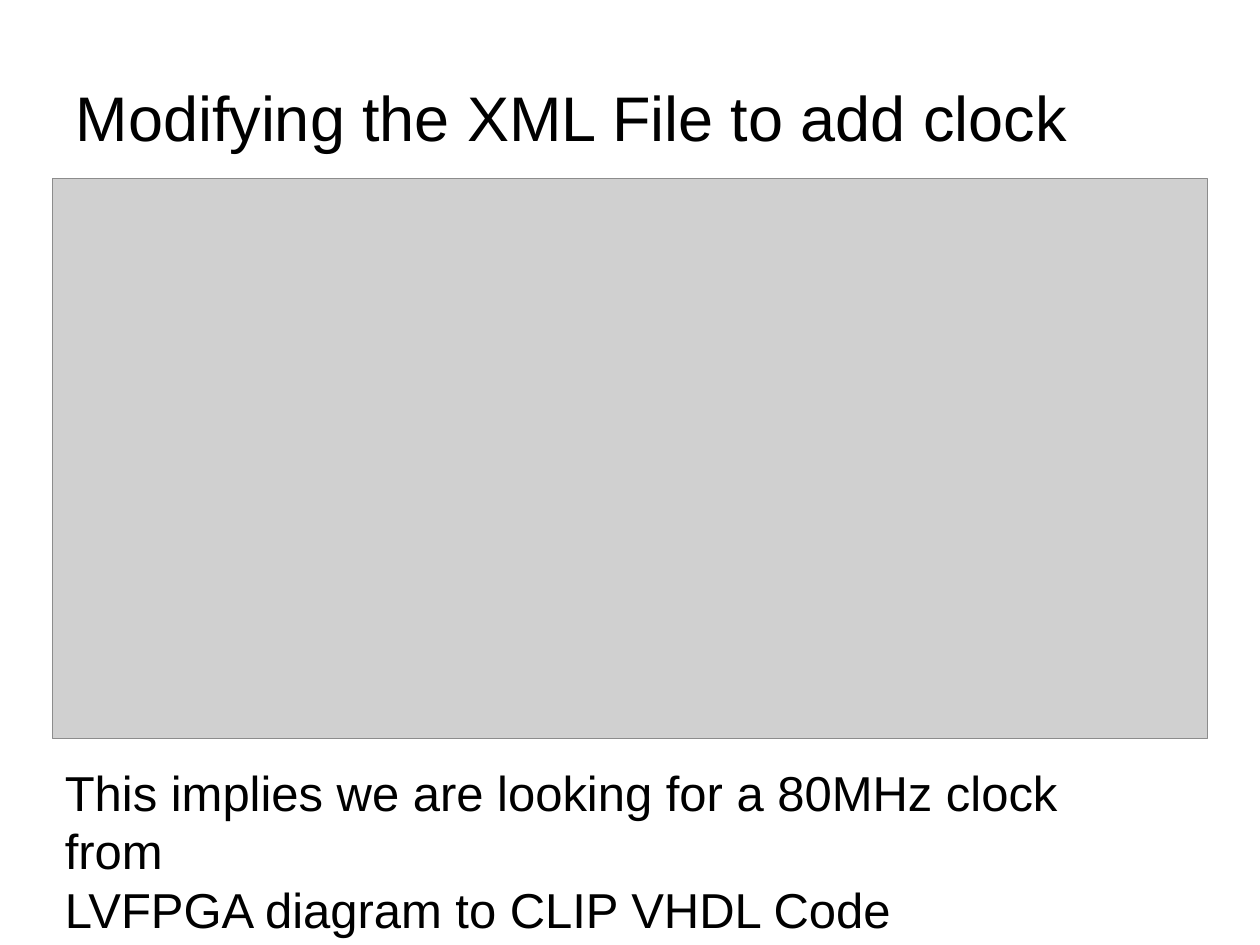
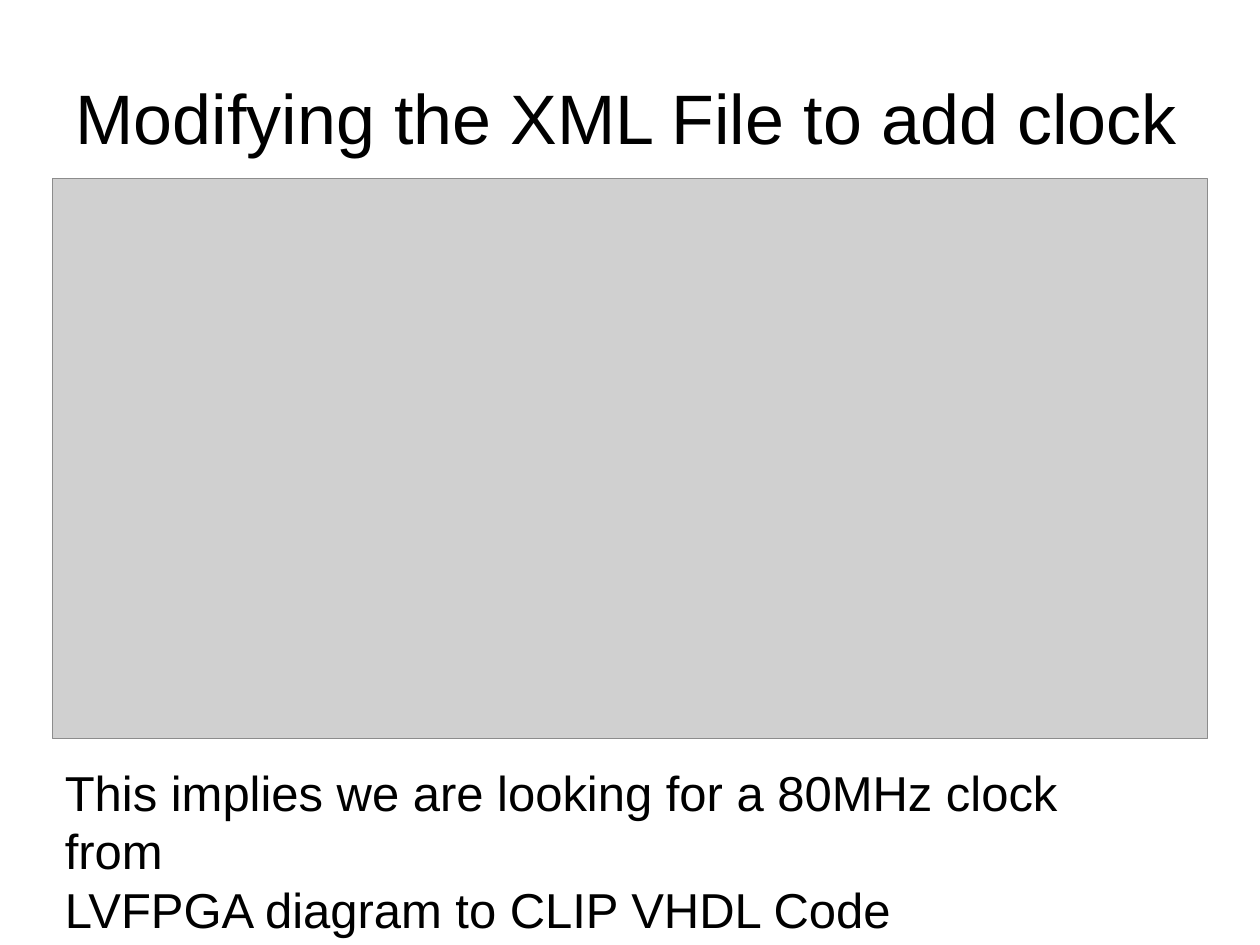
Before and after one commit to kalyanramu/Presentations, a slide deck: slide 22 of Mine/SOM Development Techniques.pptx (slide 18 before the commit). Drawn at 1260x945 pixels with LibreOffice and Linux fonts; fonts in the diff are those of the drawing; grey boxes stand for pictures; background and template pictures are left out. Boxes give left, top, right and bottom in pixels: in the first picture for what was removed or moved away, otherwise in the second. Text is boxed around its words. In the diff, an @@ line names an element or a change of style, - is before the commit and + after.

```diff
--- a/Mine/SOM Development Techniques.pptx
+++ b/Mine/SOM Development Techniques.pptx
@@ title "Modifying the XML File to ..." at (76,93,1176,157): size 36 to 40 pt @@
```
Also in this commit, not shown: 4 slides added, 1 other file.
